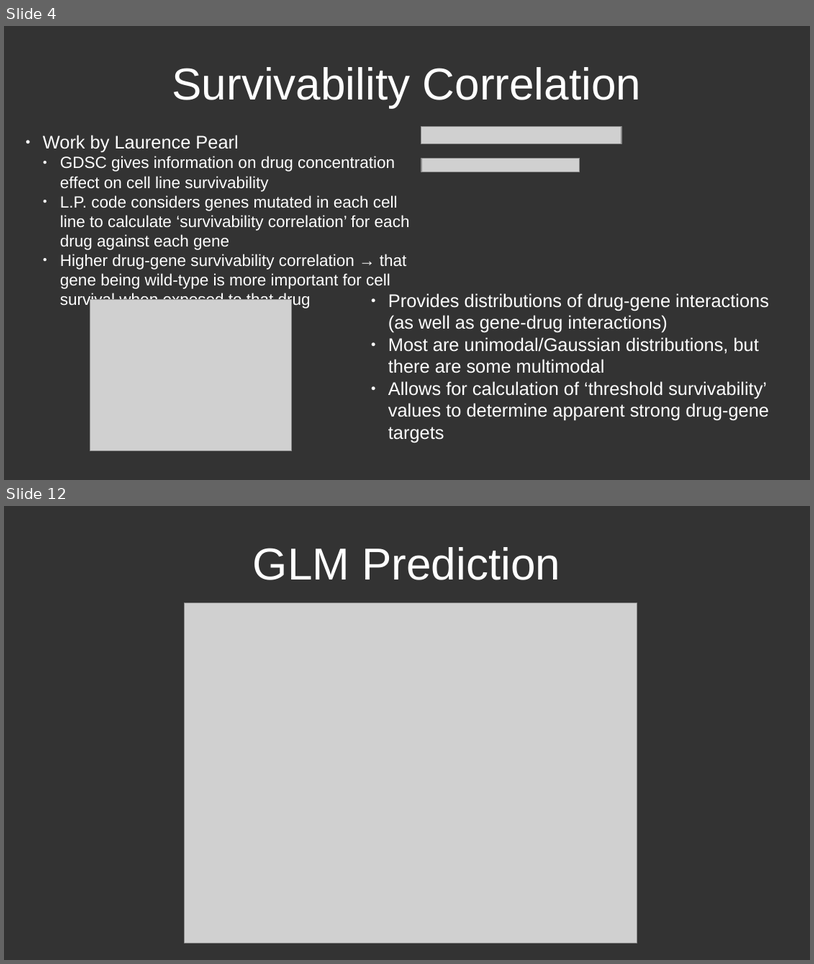
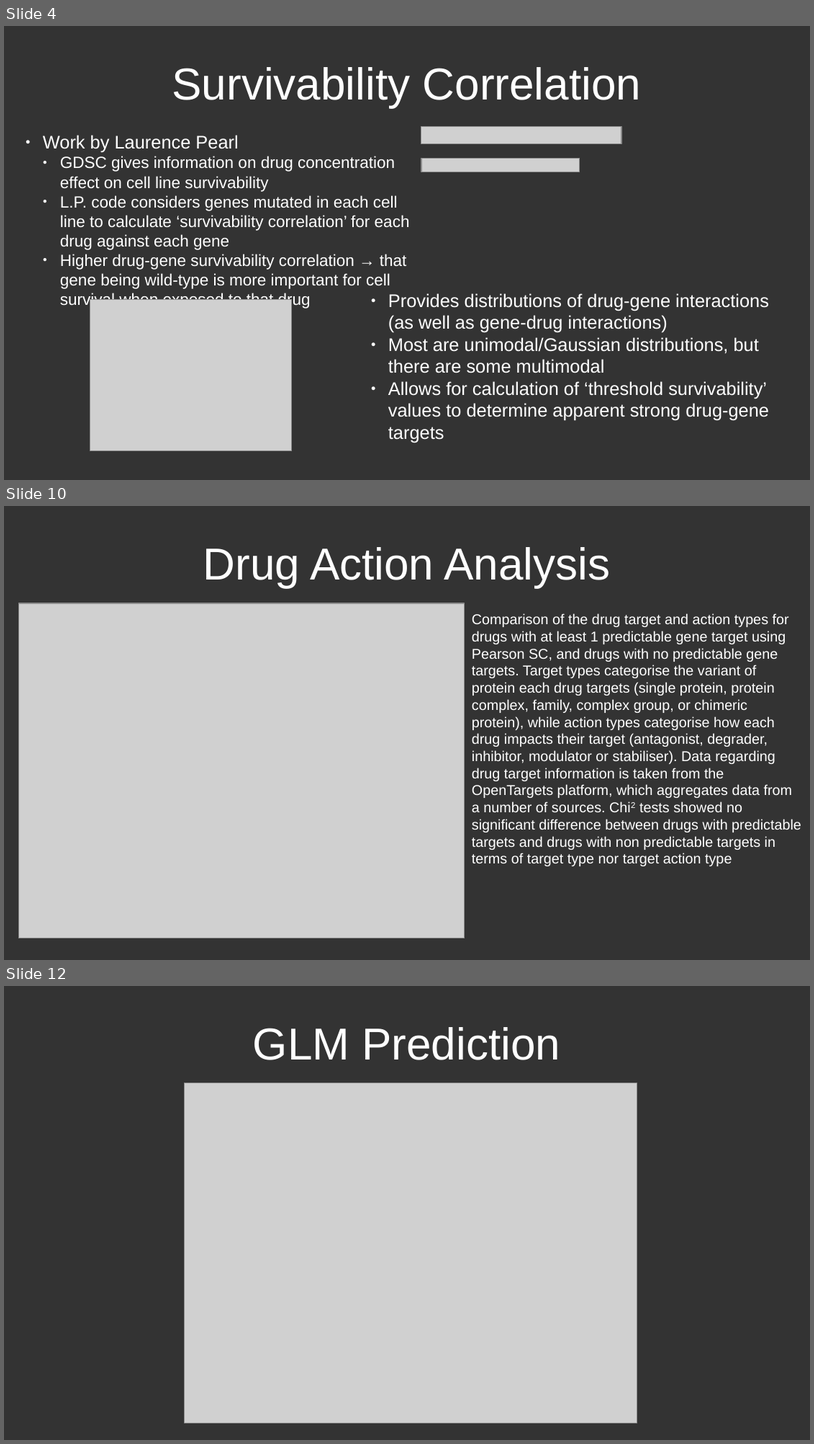
Before and after one commit to CDR-Clueless/GDSC-DrugBank-Search, a slide deck: General GDSC presentation.odp. Shown one above the other, each under a label of ours: slides 4 and 12 before the commit, slides 4, 10 and 12 after it; the slides between them are not shown. The pictures are 814x964 and 814x1444 pixels, drawn with LibreOffice and Linux fonts; fonts in the diff are those of the drawing; grey boxes stand for pictures. Boxes give left, top, right and bottom in pixels: in the first picture for what was removed or moved away, otherwise in the second. Text is boxed around its words. In the diff, an @@ line names an element or a change of style, - is before the commit and + after.

Commit message:
Added stats testing to OpenTargets plots and DAVID analysis plots

```diff
--- a/General GDSC presentation.odp
+++ b/General GDSC presentation.odp
@@ slide 10 added at bbox=[4, 506, 810, 960], background #333333 @@
@@ title added at bbox=[203, 547, 610, 587], 44 pt, text #FFFFFF @@
+Drug Action Analysis
@@ picture added at bbox=[18, 603, 465, 939] @@
@@ text added at bbox=[472, 613, 802, 863], 14 pt, text #FFFFFF @@
+Comparison of the drug target and action types for drugs with at least 1 predictable gene target using Pearson SC, and drugs with no predictable gene targets. Target types categorise the variant of protein each drug targets (single protein, protein complex, family, complex group, or chimeric protein), while action types categorise how each drug impacts their target (antagonist, degrader, inhibitor, modulator or stabiliser). Data regarding drug target information is taken from the OpenTargets platform, which aggregates data from a number of sources. Chi2 tests showed no significant difference between drugs with predictable targets and drugs with non predictable targets in terms of target type nor target action type
```
Also in this commit, not shown: 1 slide changed, 6 other slides added, 6 slides removed, 3 other files.
